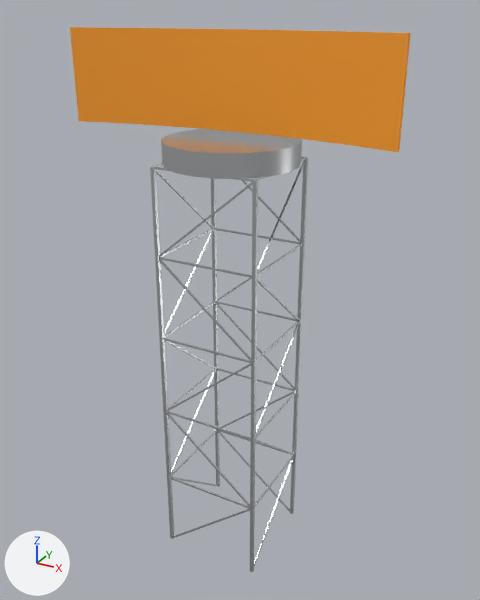
The glTF model modules/assets/internal/models/airport/airport.airside.radar.glb, before and after one commit.
The view is the same before and after, from a 50 mm camera at (8.48, -14.98, 15.67) aimed at (0.09, 0.27, 8.04). Every picture has the same lights, and +X, +Y and +Z are marked at lower left. The older version comes first.

Objects in the first picture: 'main__hivis_orange', 'main__steel_galvanised'.
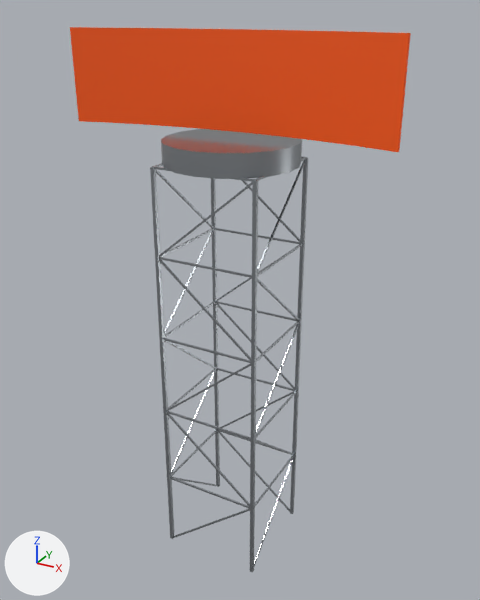
Location of each change, (x1, y1, x2, y2) in pixels of the pictures (480 x 600 px):
'main__hivis_orange', recoloured: (70, 27, 411, 152) in both
'main__steel_galvanised', recoloured (light grey to grey): (150, 129, 308, 573) in both

What changed in the scene script:
```text
Change mat_hivis_orange:
    mat_hivis_orange.base_color: (1.0, 0.35, 0.02) -> (1.0, 0.101, 0.0015)  # orange #ffa027 -> orange #ff5905
Change mat_steel_galvanised:
    mat_steel_galvanised.base_color: (0.66, 0.68, 0.7) -> (0.393, 0.42, 0.448)  # light grey #d4d7da -> grey #a8adb3
```
